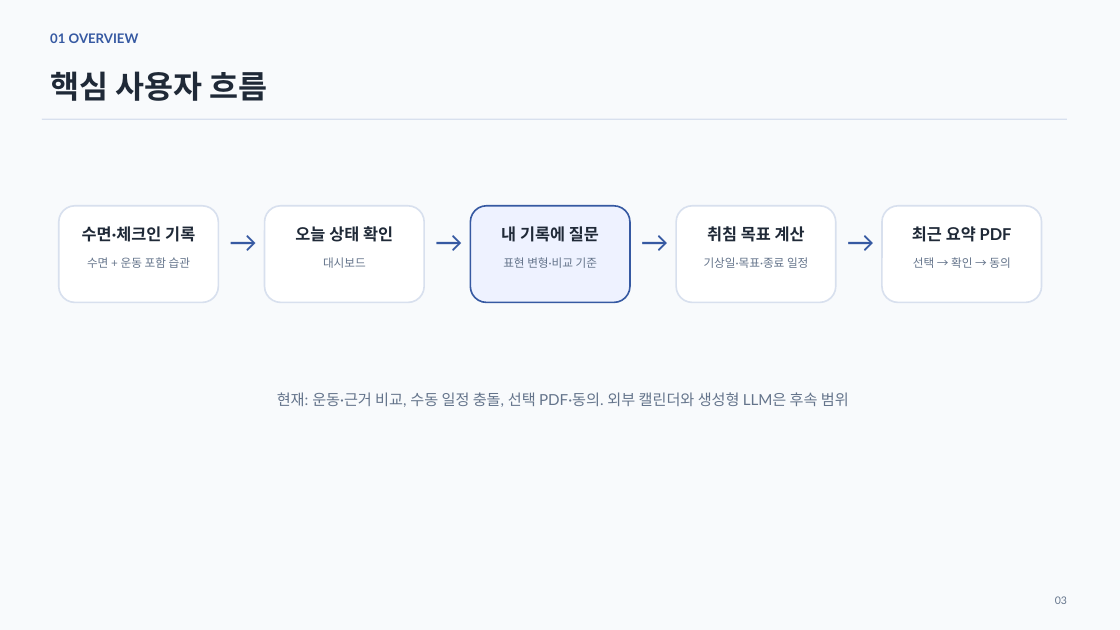
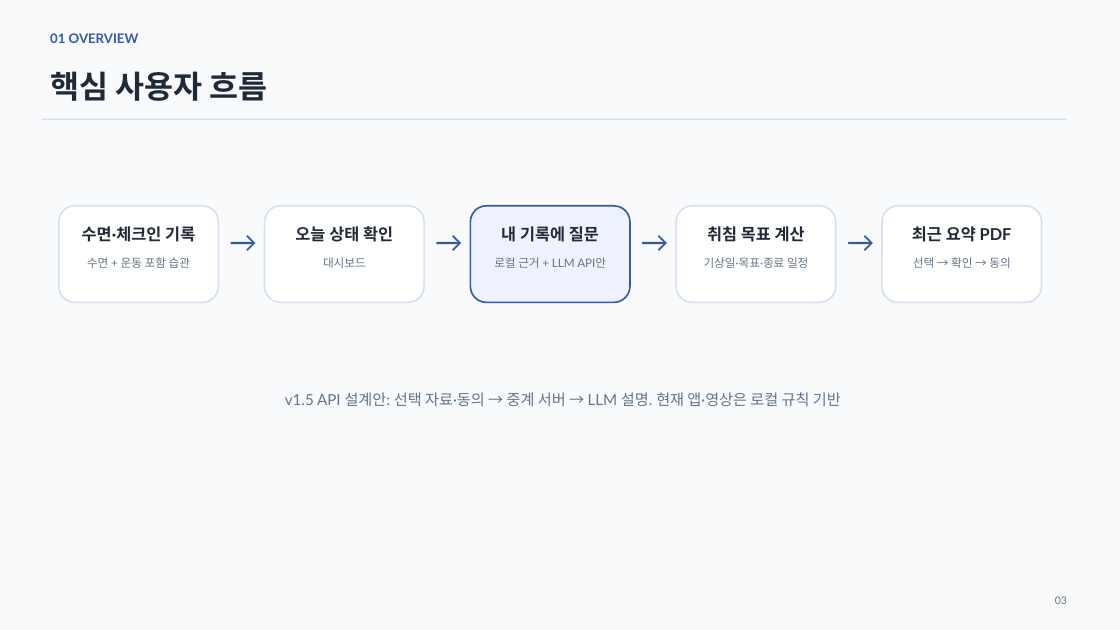
Before and after one commit to JinWoong-Jung/snorlax, a slide deck: slide 3 of 02_Jammanbo_UIUX.pptx. Drawn at 1120x630 pixels with LibreOffice and Linux fonts; fonts in the diff are those of the drawing. Boxes give left, top, right and bottom in pixels: in the first picture for what was removed or moved away, otherwise in the second. Text is boxed around its words. In the diff, an @@ line names an element or a change of style, - is before the commit and + after.

```diff
--- a/02_Jammanbo_UIUX.pptx
+++ b/02_Jammanbo_UIUX.pptx
@@ text at <box>494,257,606,268</box>: text changed @@
-표현 변형·비교 기준
+로컬 근거 + LLM API안
@@ text at <box>285,392,841,406</box>: text changed @@
-현재: 운동·근거 비교, 수동 일정 충돌, 선택 PDF·동의. 외부 캘린더와 생성형 LLM은 후속 범위
+v1.5 API 설계안: 선택 자료·동의 → 중계 서버 → LLM 설명. 현재 앱·영상은 로컬 규칙 기반
```
Also in this commit, not shown: 8 other slides changed, 23 other files.
